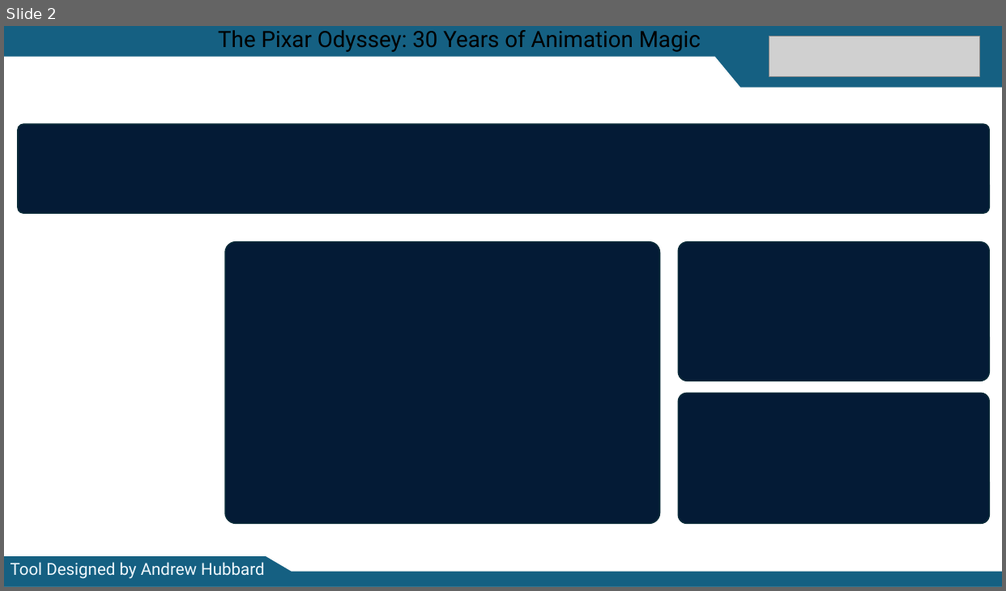
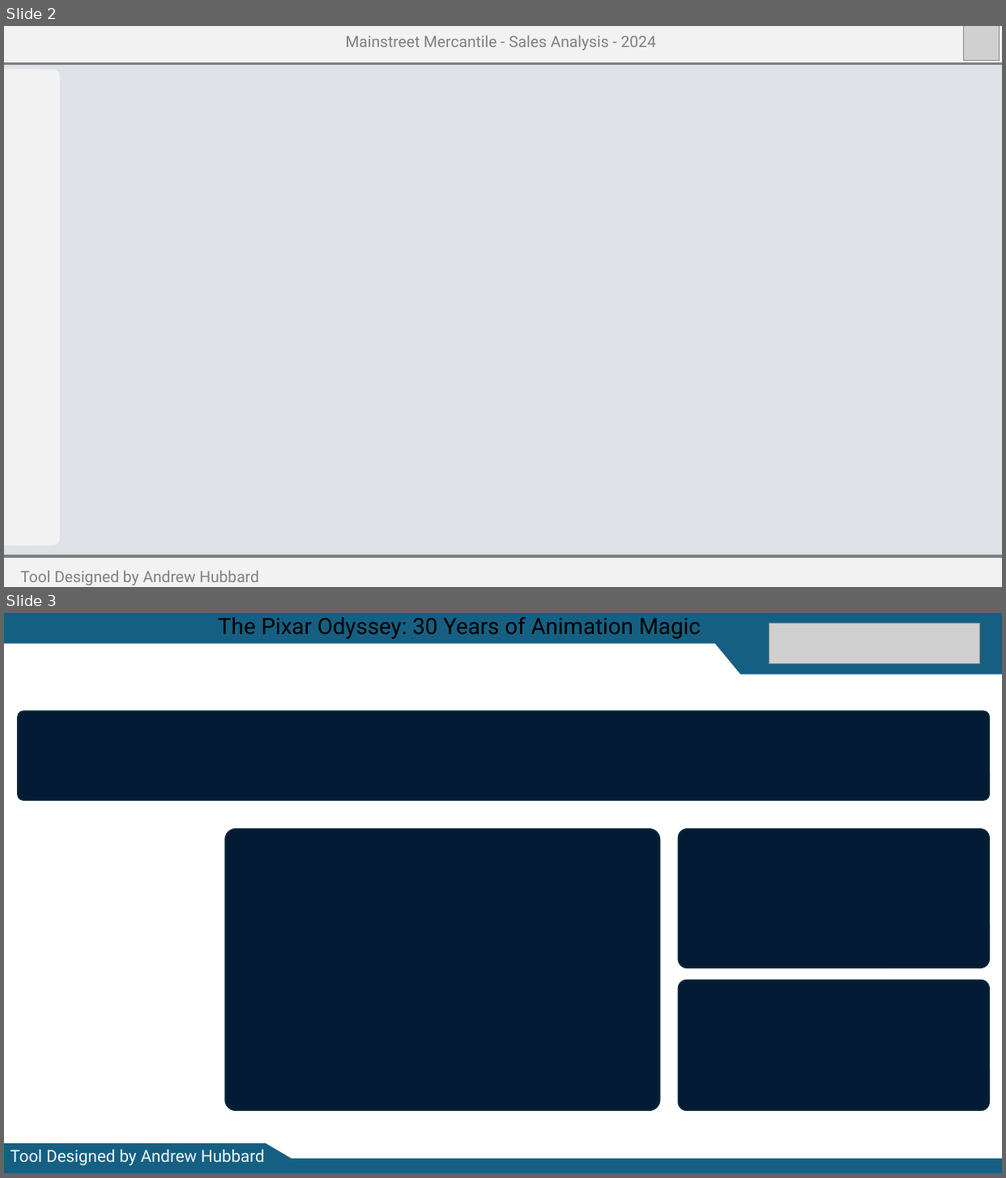
Before and after one commit to andrewhubb/Inventory-Optimization-for-Retail, a slide deck: Assets/Backgrounds/Demand Background.pptx. Shown one above the other, each under a label of ours: slide 2 before the commit, slides 2 and 3 after it. The pictures are 1006x591 and 1006x1178 pixels, drawn with LibreOffice and Linux fonts; fonts in the diff are those of the drawing; grey boxes stand for pictures. Boxes give left, top, right and bottom in pixels: in the first picture for what was removed or moved away, otherwise in the second. Text is boxed around its words. In the diff, an @@ line names an element or a change of style, - is before the commit and + after.

```diff
--- a/Assets/Backgrounds/Demand Background.pptx
+++ b/Assets/Backgrounds/Demand Background.pptx
@@ slide 2 added at [4,26,1002,587], background #BEC5CC at 50% opacity @@
@@ rectangle added at [4,26,1002,64], fill #F2F2F2, outline #595959 3.25 pt @@
@@ text added at [346,35,656,50], 18 pt, text gradient #808080 to #595959 to #404040 @@
+Mainstreet Mercantile - Sales Analysis - 2024
@@ picture added at [963,26,999,61] @@
@@ rounded rectangle added at [4,69,60,545], fill #F2F2F2 @@
@@ rectangle added at [4,69,40,545], fill #F2F2F2 @@
@@ rectangle added at [4,556,1002,587], fill #F2F2F2, outline #595959 3.25 pt @@
@@ rectangle added at [4,560,276,587], fill #F2F2F2, 18 pt, text gradient #808080 to #595959 to #404040 @@
+Tool Designed by Andrew Hubbard
@@ what was slide 2 is now slide 3 @@
```
Also in this commit, not shown: 1 slide changed, 6 other files.
